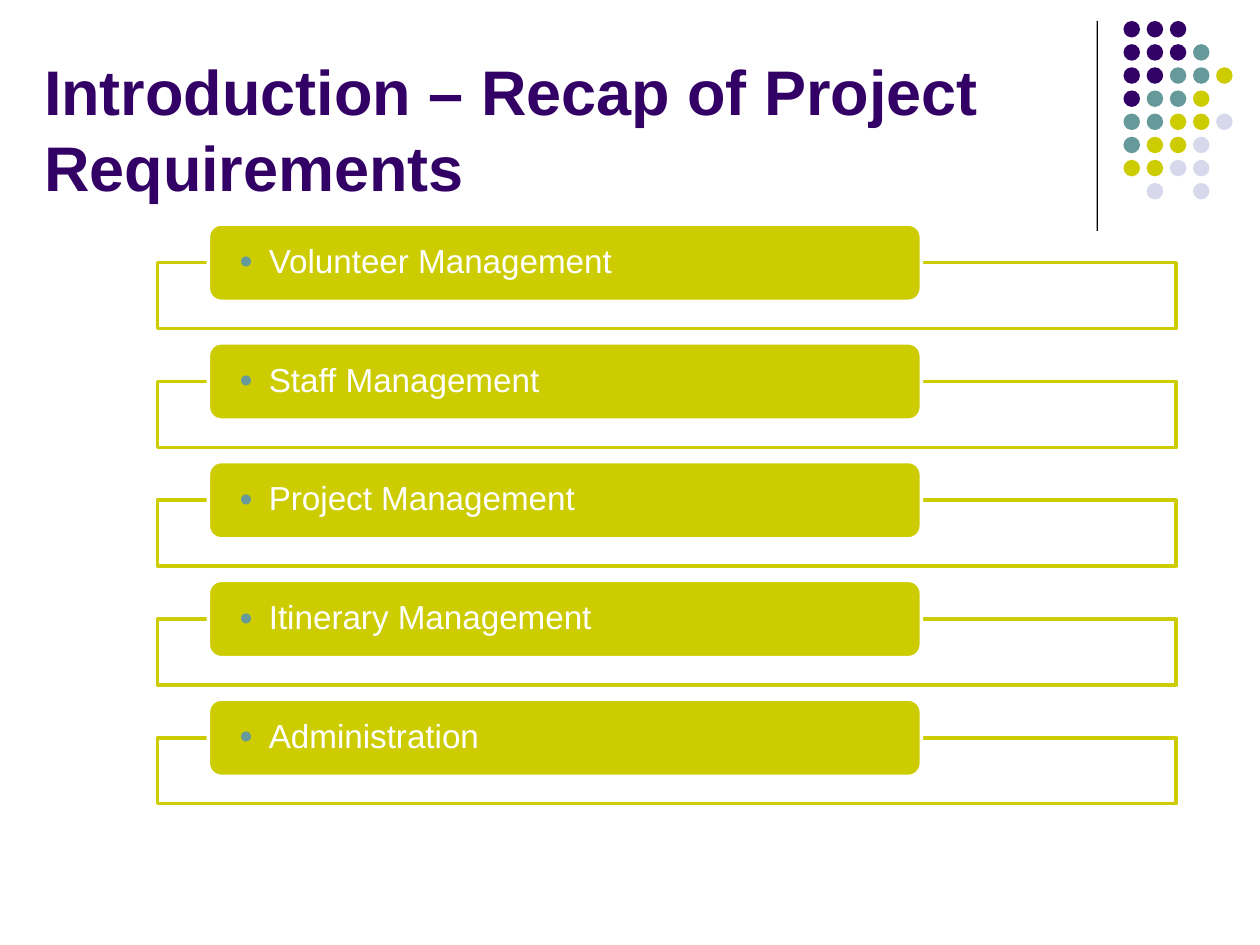
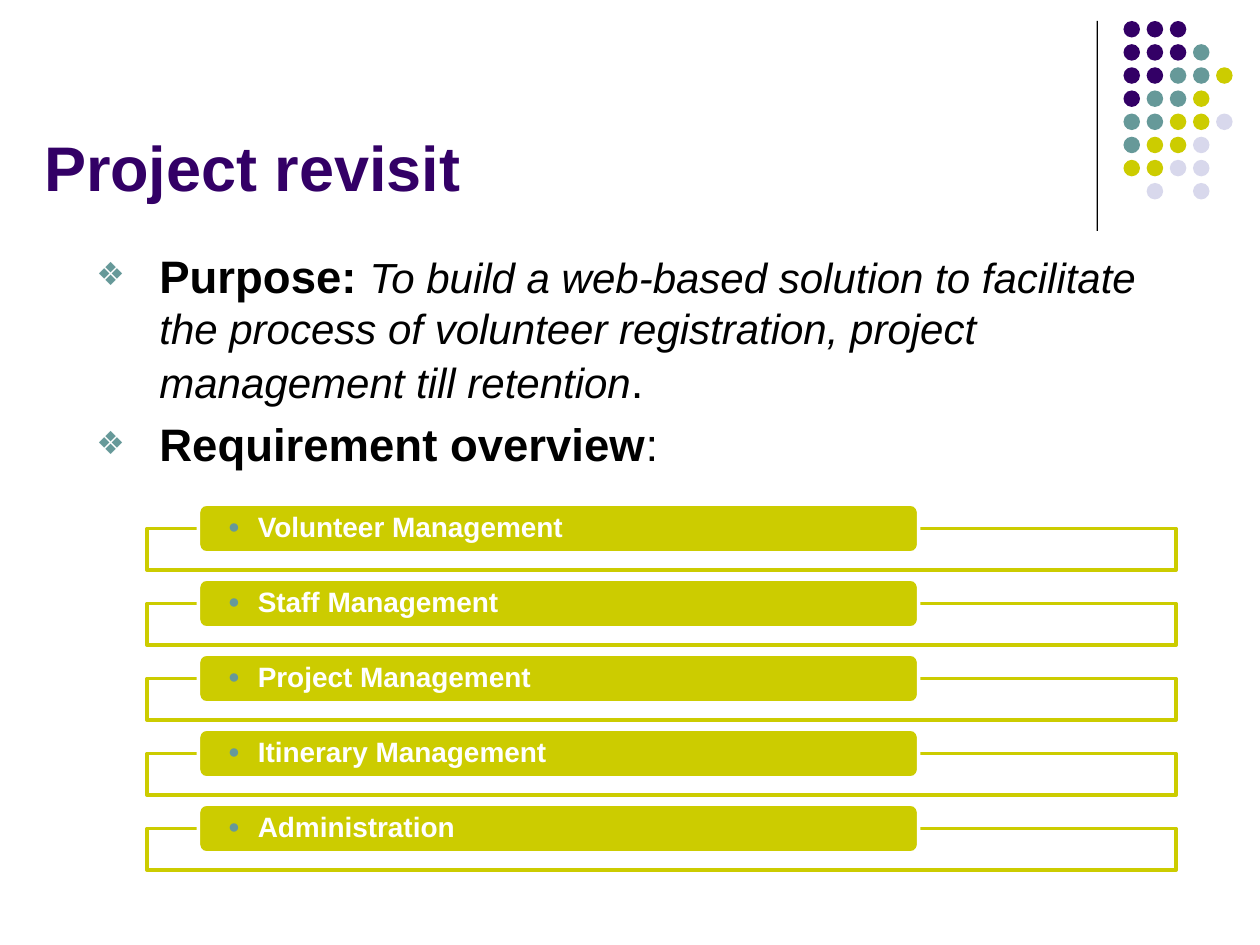
Before and after one commit to imireasa/mtech-se18-t08s, a slide deck: slide 4 of docs/W-9 Working Document/W-9.3 Presentation Slides/Phase 2/vms_presentation_2_v0.1.pptx. Drawn at 1260x945 pixels with LibreOffice and Linux fonts; fonts in the diff are those of the drawing. Boxes give left, top, right and bottom in pixels: in the first picture for what was removed or moved away, otherwise in the second. Text is boxed around its words. In the diff, an @@ line names an element or a change of style, - is before the commit and + after.

Commit message:
Working version - not yet final

```diff
--- a/docs/W-9 Working Document/W-9.3 Presentation Slides/Phase 2/vms_presentation_2_v0.1.pptx
+++ b/docs/W-9 Working Document/W-9.3 Presentation Slides/Phase 2/vms_presentation_2_v0.1.pptx
@@ title at bbox=[44, 145, 460, 202]: text changed @@
-Introduction – Recap of Project Requirements
+Project revisit
@@ text added at bbox=[159, 261, 1136, 471], 24 pt, text #000000, italic @@
+❖ Purpose: To build a web-based solution to facilitate the process of volunteer registration, project management till retention.
+❖ Requirement overview:
@@ rounded rectangle: place and size @@
-rounded rectangle at bbox=[208, 461, 921, 538]
+rounded rectangle at bbox=[198, 504, 919, 553]
@@ size 19 to 16 pt, bold on; less space between paragraphs in 5 elements at bbox=[258, 816, 455, 838], bbox=[258, 741, 547, 767], bbox=[258, 666, 531, 692], bbox=[258, 591, 499, 617], bbox=[258, 516, 563, 542] @@
@@ text "Volunteer Management": place and size @@
-text "Volunteer Management" at bbox=[269, 249, 612, 279]
+text "Volunteer Management" at bbox=[258, 516, 563, 542]
@@ rectangle: place and size @@
-rectangle at bbox=[158, 500, 1176, 566]
+rectangle at bbox=[147, 528, 1177, 570]
@@ rounded rectangle: place and size @@
-rounded rectangle at bbox=[208, 581, 921, 658]
+rounded rectangle at bbox=[198, 580, 919, 629]
@@ text "Staff Management": place and size @@
-text "Staff Management" at bbox=[269, 368, 540, 398]
+text "Staff Management" at bbox=[258, 591, 499, 617]
@@ rectangle: place and size @@
-rectangle at bbox=[158, 619, 1176, 684]
+rectangle at bbox=[147, 604, 1177, 645]
@@ rounded rectangle: place and size @@
-rounded rectangle at bbox=[208, 224, 921, 301]
+rounded rectangle at bbox=[198, 654, 919, 703]
@@ text "Project Management": place and size @@
-text "Project Management" at bbox=[269, 486, 575, 517]
+text "Project Management" at bbox=[258, 666, 531, 692]
@@ rectangle: place and size @@
-rectangle at bbox=[158, 382, 1176, 447]
+rectangle at bbox=[147, 679, 1177, 721]
@@ rounded rectangle: place and size @@
-rounded rectangle at bbox=[208, 699, 921, 776]
+rounded rectangle at bbox=[198, 730, 919, 779]
@@ text "Itinerary Management": place and size @@
-text "Itinerary Management" at bbox=[269, 605, 592, 636]
+text "Itinerary Management" at bbox=[258, 741, 547, 767]
@@ rectangle: place and size @@
-rectangle at bbox=[158, 738, 1176, 804]
+rectangle at bbox=[147, 753, 1177, 795]
@@ rounded rectangle: place and size @@
-rounded rectangle at bbox=[208, 343, 921, 420]
+rounded rectangle at bbox=[198, 804, 919, 853]
@@ text "Administration": place and size @@
-text "Administration" at bbox=[269, 724, 479, 749]
+text "Administration" at bbox=[258, 816, 455, 838]
@@ rectangle: place and size @@
-rectangle at bbox=[158, 263, 1176, 329]
+rectangle at bbox=[147, 829, 1177, 871]
```
Also in this commit, not shown: 11 other slides changed, 15 slides added, 3 slides removed.
